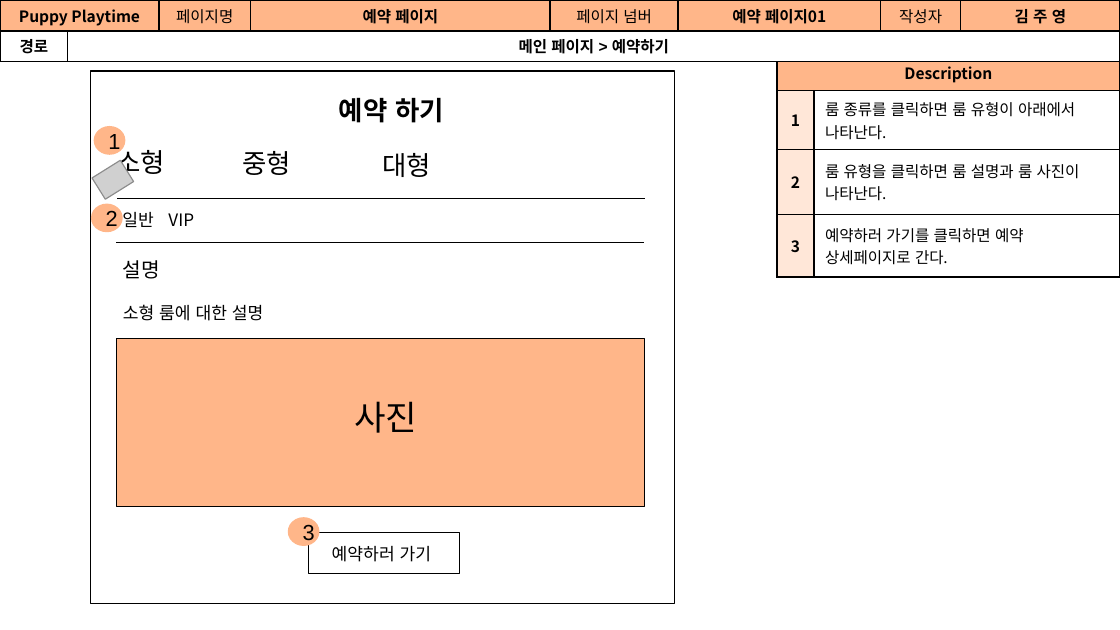
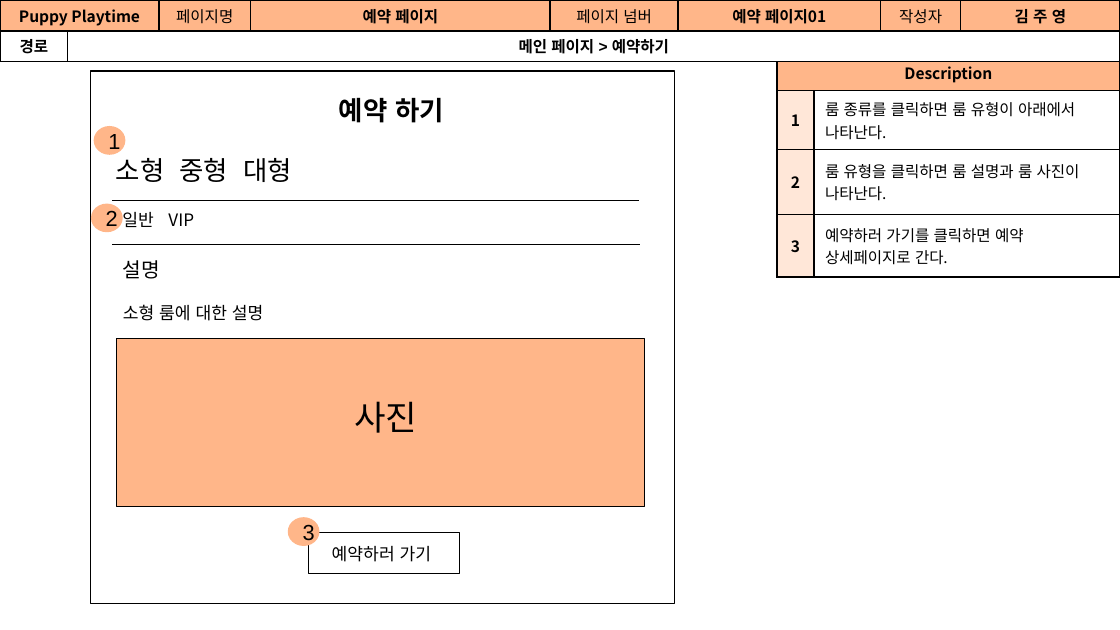
Before and after one commit to Jogging-Kim-Chaebak/PuppyPlaytime, a slide deck: slide 34 of 프로젝트 산출물/9. 스토리보드/Puppy Playtime 사용자 스토리보드.pptx (slide 29 before the commit). Drawn at 1120x630 pixels with LibreOffice and Linux fonts; fonts in the diff are those of the drawing; grey boxes stand for pictures. Boxes give left, top, right and bottom in pixels: in the first picture for what was removed or moved away, otherwise in the second. Text is boxed around its words. In the diff, an @@ line names an element or a change of style, - is before the commit and + after.

```diff
--- a/프로젝트 산출물/9. 스토리보드/Puppy Playtime 사용자 스토리보드.pptx
+++ b/프로젝트 산출물/9. 스토리보드/Puppy Playtime 사용자 스토리보드.pptx
@@ text removed at (x1=116, y1=145, x2=165, y2=179) @@
-소형
@@ picture removed at (x1=91, y1=161, x2=133, y2=200) @@
@@ text at (x1=116, y1=158, x2=292, y2=182): text changed @@
-대형
+소형 중형 대형
@@ text removed at (x1=242, y1=151, x2=291, y2=175) @@
-중형
@@ line moved from (118, 198) - (645, 198) to (112, 200) - (640, 200) @@
@@ line moved from (116, 243) - (644, 243) to (112, 244) - (640, 244) @@
```
Also in this commit, not shown: 14 other slides changed, 9 slides added, 1 slide removed, 1 other file.
